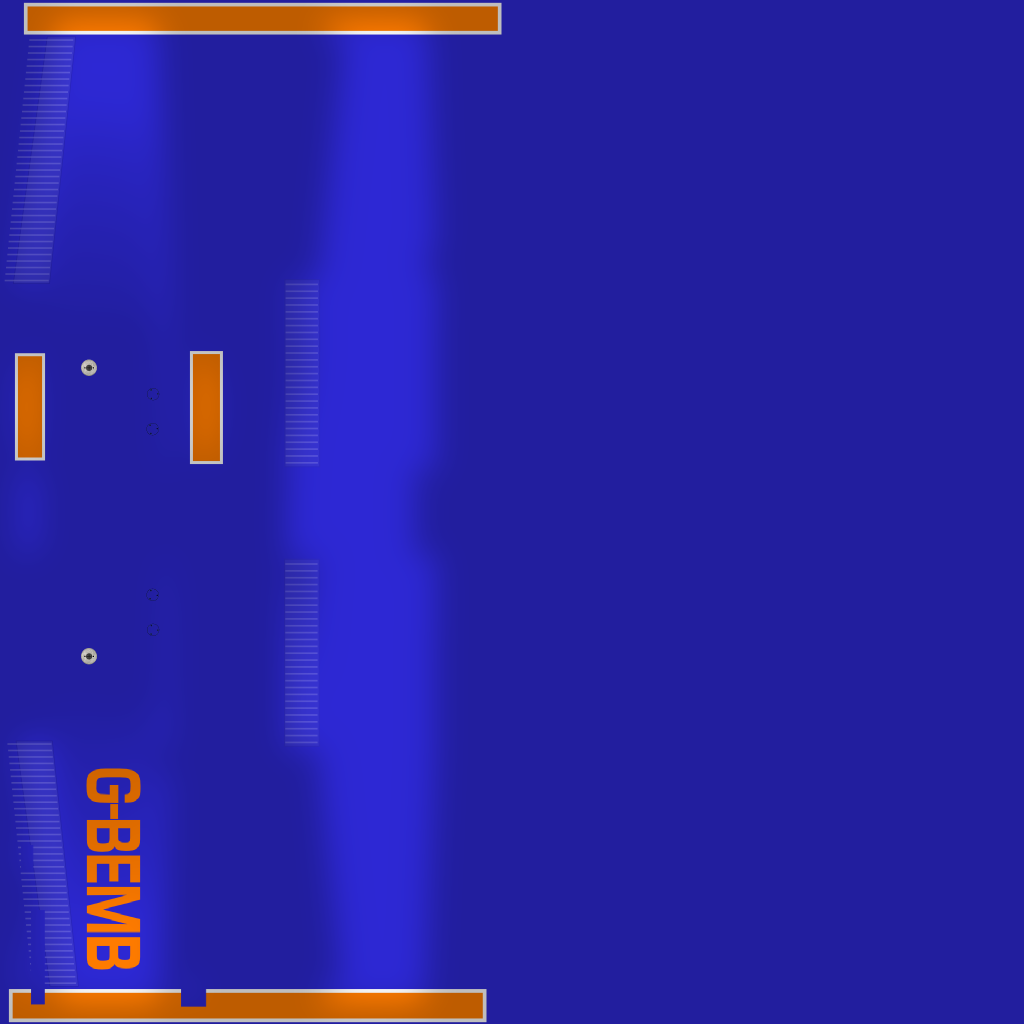
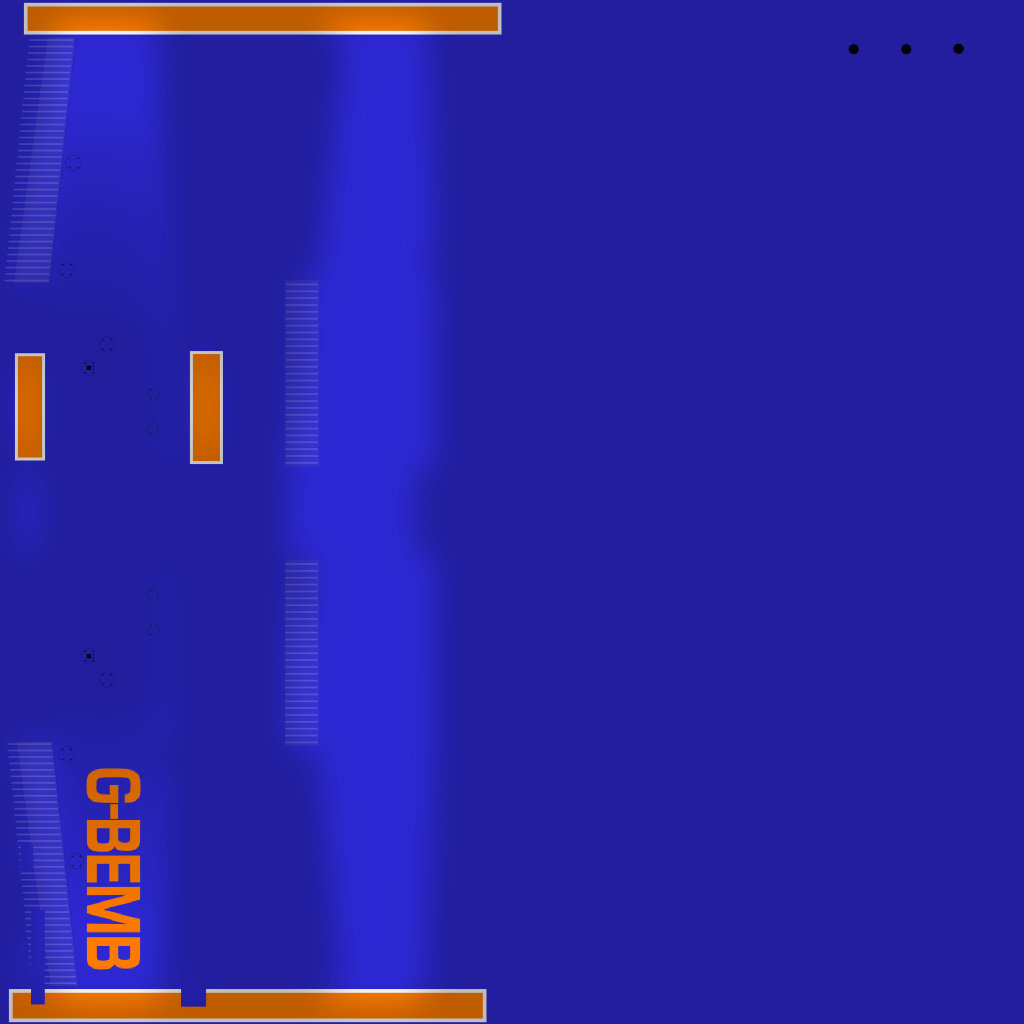
Layered file, before and after one edit (1024×1024). Changes by layer:
added layer "Clipboard" above "wing.G-BEMB.png" over [58, 43, 965, 869]
painted on "wing.G-BEMB.png" over [81, 359, 97, 665]
